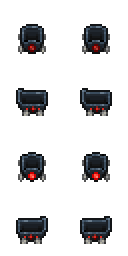
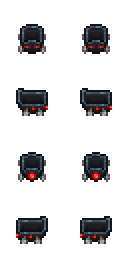
Revision of a layered 128px x 256px image; what changed, layer by layer:
removed layer "ruby lights overlay - only headlight brighter" over (x1=24, y1=44, x2=104, y2=240)
added layer "ruby lights overlay plus headlight profile - brighter headlights" above "ruby lights overlay plus headlight profile" over (x1=16, y1=44, x2=112, y2=240)
added layer "ruby lights overlay plus headlight profile" above "keeping it simple plus headlight profile" over (x1=16, y1=44, x2=112, y2=240)
added layer "keeping it simple plus headlight profile" above "keeping it simple" over (x1=16, y1=44, x2=112, y2=240)
renamed "keeping it simple final" to "keeping it simple", hid it over (x1=16, y1=44, x2=112, y2=240)
